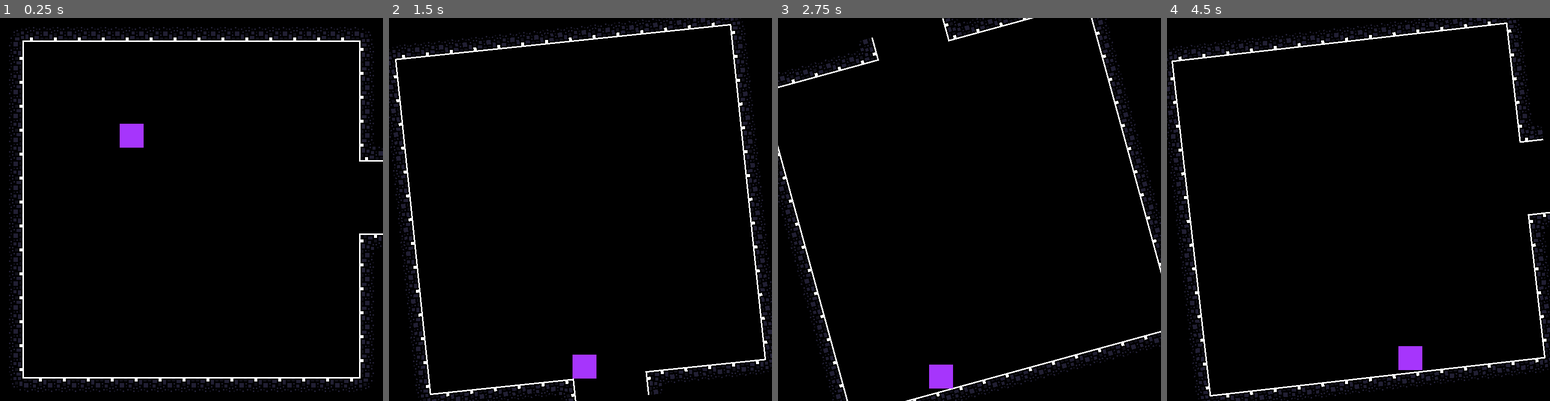
Above: before the commit, frames 1-4 (left to right).
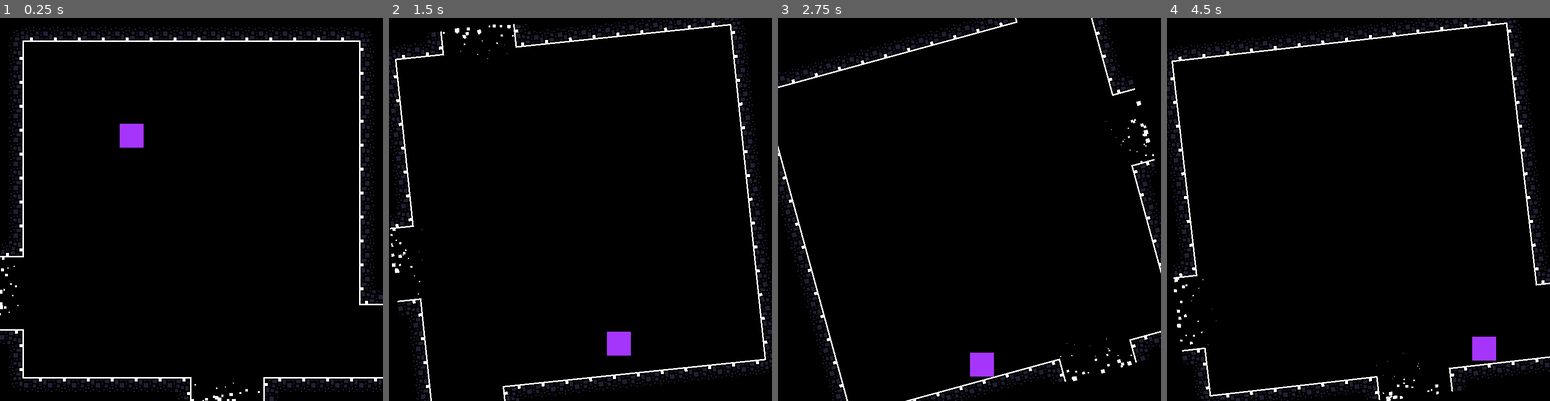
Above: after the commit, the same moments.

Repository: Diogoamorim27/Rubix-Truth
Game: Godot game, scene res://Scenes/Rooms/TemplateSala.tscn
Two runs of this game, one before a commit and one after it. Both use one fixed random seed, a clock stepped at 60 frames per second and the inputs below. Before the commit the project has no main scene; this scene is started directly in both runs.
Inputs:
- Up to frame 1 (0.25 s): no input
- Up to frame 2 (1.5 s): tap Enter (ui_accept) at 0.5, 0.77, 0.8, 1.07, 1.35 s; hold Right (ui_right) from 0.53 s (still down); tap E (e) at 0.6 s
- Up to frame 3 (2.75 s): tap Enter (ui_accept) at 1.52, 1.82, 2.3 s; tap E (e) at 1.55, 2.1 s; release Right (ui_right) at 2.03 s; hold Left (ui_left) from 2.03 s (still down)
- Up to frame 4 (4.5 s): release Left (ui_left) at 2.78 s; hold Right (ui_right) 2.78-4.28 s; tap Q (q) at 2.85 s; tap Enter (ui_accept) at 3.02, 3.32, 3.77, 3.8, 4.07, 4.35 s; tap E (e) at 3.05, 3.6 s; hold Left (ui_left) from 4.28 s (still down)

The runs differ from the first frame. In frame 1, 2.0% of the frame differs, in the area x 0-100%, y 33-100%; in frame 2, 2.7%, in the area x 0-72%, y 1-100%; in frame 3, 2.4%; in frame 4, 2.7%.
Error in both runs: Trying to assign value of type 'Node2D' to a variable of type 'Area2D'. (res://Scenes/Rooms/Room.gd:24)

Commit message:
particle systems added to portal

Diff:
--- a/Scenes/Player/Player.tscn
+++ b/Scenes/Player/Player.tscn
@@ -11,8 +11,8 @@
 "_edit_group_": true
 }
 
+[node name="Sprite" type="Sprite" parent="."]
+texture = ExtResource( 1 )
+
 [node name="CollisionShape2D" type="CollisionShape2D" parent="."]
 shape = SubResource( 1 )
-
-[node name="Sprite" type="Sprite" parent="."]
-texture = ExtResource( 1 )
--- a/Scenes/Player/PlayerVariables.gd
+++ b/Scenes/Player/PlayerVariables.gd
@@ -4,7 +4,7 @@
 # var a = 2
 # var b = "text"
 
-const MOVE_SPEED = 50
+const MOVE_SPEED = 75
 const GRAVITY = 9.8 * 20
 const ACCEL = 20
 const DEACCEL = 10
--- a/Scenes/Prefabs/Gate.tscn
+++ b/Scenes/Prefabs/Gate.tscn
@@ -1,11 +1,21 @@
-[gd_scene load_steps=2 format=2]
+[gd_scene load_steps=3 format=2]
 
 [sub_resource type="SegmentShape2D" id=1]
+a = Vector2( 0, -24 )
+b = Vector2( 0, 24 )
+
+[sub_resource type="SegmentShape2D" id=2]
 a = Vector2( 0, -24 )
 b = Vector2( 0, 24 )
 
 [node name="Gate" type="Area2D"]
 
 [node name="CollisionShape2D" type="CollisionShape2D" parent="."]
-position = Vector2( -8, 0 )
+position = Vector2( 16, 0 )
 shape = SubResource( 1 )
+
+[node name="StaticBody2D" type="StaticBody2D" parent="."]
+
+[node name="CollisionShape2D" type="CollisionShape2D" parent="StaticBody2D"]
+position = Vector2( 8, 0 )
+shape = SubResource( 2 )
--- /dev/null
+++ b/Scenes/Prefabs/PortalParticles.tres
@@ -0,0 +1,23 @@
+[gd_resource type="ParticlesMaterial" load_steps=4 format=2]
+
+[sub_resource type="Curve" id=3]
+_data = [ Vector2( 0, 1 ), 0.0, 0.0, 0, 0, Vector2( 1, 0 ), 0.0, 0.0, 0, 0 ]
+
+[sub_resource type="CurveTexture" id=4]
+curve = SubResource( 3 )
+
+[sub_resource type="CurveTexture" id=2]
+
+[resource]
+trail_size_modifier = SubResource( 2 )
+emission_shape = 2
+emission_box_extents = Vector3( 24, 0, 1 )
+flag_disable_z = true
+spread = 0.0
+gravity = Vector3( 0, -9, 0 )
+angular_velocity = 0.0
+orbit_velocity = 0.0
+orbit_velocity_random = 0.0
+scale = 3.0
+scale_random = 1.0
+scale_curve = SubResource( 4 )
--- a/Scenes/Prefabs/Portals.tscn
+++ b/Scenes/Prefabs/Portals.tscn
@@ -1,6 +1,7 @@
-[gd_scene load_steps=4 format=2]
+[gd_scene load_steps=5 format=2]
 
 [ext_resource path="res://Scenes/Prefabs/Portals.gd" type="Script" id=1]
+[ext_resource path="res://Scenes/Prefabs/PortalParticles.tres" type="Material" id=2]
 
 [sub_resource type="SegmentShape2D" id=1]
 a = Vector2( -24, 8 )
@@ -19,10 +20,26 @@
 [node name="CollisionShape2D" type="CollisionShape2D" parent="Portal1"]
 shape = SubResource( 1 )
 
+[node name="Particles2D" type="Particles2D" parent="Portal1"]
+position = Vector2( 0, 8 )
+amount = 32
+lifetime = 3.0
+preprocess = 3.0
+speed_scale = 0.5
+process_material = ExtResource( 2 )
+
 [node name="Portal2" type="Area2D" parent="."]
 position = Vector2( 40, 0 )
 
 [node name="CollisionShape2D" type="CollisionShape2D" parent="Portal2"]
 shape = SubResource( 2 )
+
+[node name="Particles2D2" type="Particles2D" parent="Portal2"]
+position = Vector2( 0, 8 )
+amount = 32
+lifetime = 3.0
+preprocess = 3.0
+speed_scale = 0.5
+process_material = ExtResource( 2 )
 [connection signal="body_entered" from="Portal1" to="." method="_on_Portal1_body_entered"]
 [connection signal="body_entered" from="Portal2" to="." method="_on_Portal2_body_entered"]
--- a/Scenes/Rooms/Room.gd
+++ b/Scenes/Rooms/Room.gd
@@ -29,11 +29,16 @@
 
 # Called every frame. 'delta' is the elapsed time since the previous frame.
 func _process(delta):
+	## DEBUG ##
+
+	print(player.position)
+
 
 	## CHARACTER MOVEMENT ##
 	var input = _directional_input()
 
 	if player.is_on_floor() and Input.is_action_just_pressed("ui_accept"):
+		print("pulei")
 		movement.y = PlayerVariables.JUMP
 	else:
 		movement.y += PlayerVariables.GRAVITY * delta
--- a/Scenes/Rooms/TemplateSala.tscn
+++ b/Scenes/Rooms/TemplateSala.tscn
@@ -10,13 +10,13 @@
 [sub_resource type="ConvexPolygonShape2D" id=1]
 points = PoolVector2Array( 0, 0, 16, 0, 16, 16, 0, 16 )
 
+[sub_resource type="ConvexPolygonShape2D" id=2]
+points = PoolVector2Array( 0, 0, 16, 0, 16, 16, 0, 16 )
+
 [sub_resource type="ConvexPolygonShape2D" id=3]
 points = PoolVector2Array( 0, 0, 16, 0, 16, 16, 0, 16 )
 
-[sub_resource type="ConvexPolygonShape2D" id=4]
-points = PoolVector2Array( 0, 0, 16, 0, 16, 16, 0, 16 )
-
-[sub_resource type="TileSet" id=2]
+[sub_resource type="TileSet" id=4]
 0/name = "Witchcraft_spr_sheets_V1_0.png 0"
 0/texture = ExtResource( 3 )
 0/tex_offset = Vector2( 0, 0 )
@@ -67,6 +67,7 @@
 2/z_index = 0
 
 [node name="TemplateSala" type="Node2D"]
+position = Vector2( 3.52859e-005, 0 )
 script = ExtResource( 1 )
 
 [node name="Sprite" type="Sprite" parent="."]
@@ -76,16 +77,25 @@
 
 [node name="TileMap" type="TileMap" parent="."]
 position = Vector2( 128, 128 )
-tile_set = SubResource( 2 )
+tile_set = SubResource( 4 )
 cell_size = Vector2( 16, 16 )
 format = 1
-tile_data = PoolIntArray( -458760, -1073741822, 0, -458759,  …(505 unchanged characters)…  1, 0, -131080, 1610612737, 0, -196601, 0, 0, -65544, 1610612737, 0, -8, 1610612737, 0, 65528, 1610612737, 0, 131064, 1610612737, 0, 65543, -1610612736, 0, 196600, 1610612737, 0, 131079, 1, 0, 262136, 1610612737, 0, 196615, 1, 0, 327672, 1610612737, 0, 262151, 1, 0, 393208, 1610612737, 0, 327687, 1, 0, 458744, 1610612737, 0, 393223, 1, 0, 524280, 1610612738, 0, 524281, -1610612735, 0, 524282, -1610612735, 0, 524283, -1610612735, 0, 524284, -1610612735, 0, 524285, -1610612735, 0, 524286, -1610612735, 0, 524287, -1610612735, 0, 458752, -1610612735, 0, 458753, -1610612735, 0, 458754, -1610612735, 0, 458755, -1610612735, 0, 458756, -1610612735, 0, 458757, -1610612735, 0, 458758, -1610612735, 0, 458759, -1610612734, 0 )
+tile_data = PoolIntArray( -458760, -1073741822, 0, -458759,  …(505 unchanged characters)…  1, 0, -131080, 1610612737, 0, -196601, 1, 0, -65544, 1610612737, 0, -131065, 1, 0, -8, 1610612737, 0, -65529, 1, 0, 65528, 1610612737, 0, 7, 1, 0, 131064, -1073741824, 0, 65543, 1, 0, 131079, 1, 0, 196615, 0, 0, 393208, 1610612736, 0, 458744, 1610612737, 0, 524280, 1610612738, 0, 524281, -1610612735, 0, 524282, -1610612735, 0, 524283, -1610612735, 0, 524284, -1610612735, 0, 524285, -1610612735, 0, 524286, -1610612735, 0, 524287, 1610612736, 0, 458755, -1610612736, 0, 458756, -1610612735, 0, 458757, -1610612735, 0, 458758, -1610612735, 0, 458759, -1610612735, 0 )
 
 [node name="Gate" parent="TileMap" instance=ExtResource( 4 )]
-position = Vector2( 128, -8 )
+position = Vector2( 120, 88 )
 
 [node name="Portals" parent="TileMap" instance=ExtResource( 5 )]
-position = Vector2( 276.222, -64.8351 )
+position = Vector2( 224, -48 )
+
+[node name="Portal1" parent="TileMap/Portals" index="0"]
+position = Vector2( -344, 104 )
+rotation = 1.57079
+
+[node name="Portal2" parent="TileMap/Portals" index="1"]
+position = Vector2( -200, 168 )
 
 [node name="Player" parent="." instance=ExtResource( 6 )]
 [connection signal="body_entered" from="TileMap/Gate" to="." method="_on_Gate_body_entered"]
+
+[editable path="TileMap/Portals"]
--- a/project.godot
+++ b/project.godot
@@ -16,6 +16,7 @@
 [application]
 
 config/name="Rubix-Truth"
+run/main_scene="res://Scenes/Rooms/TemplateSala.tscn"
 config/icon="res://icon.png"
 
 [autoload]
Not shown: 1 places in Scenes/Rooms/TemplateSala.tscn that only renumber resources
